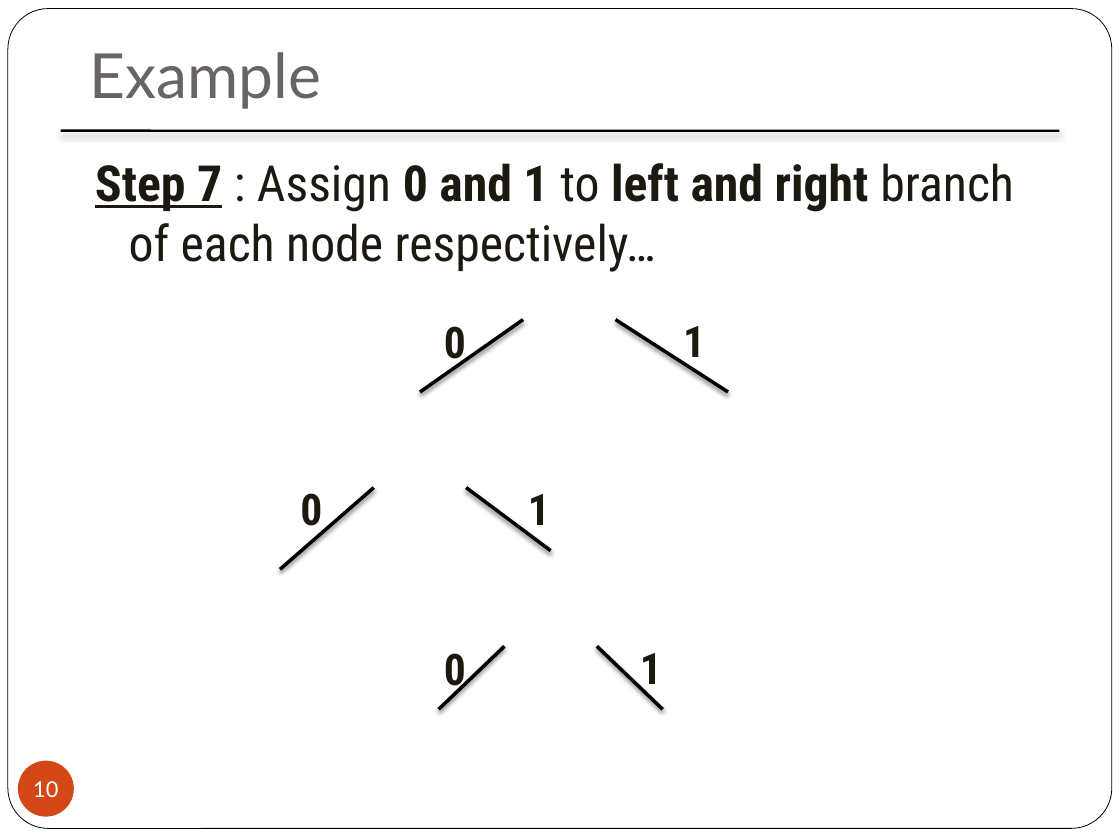
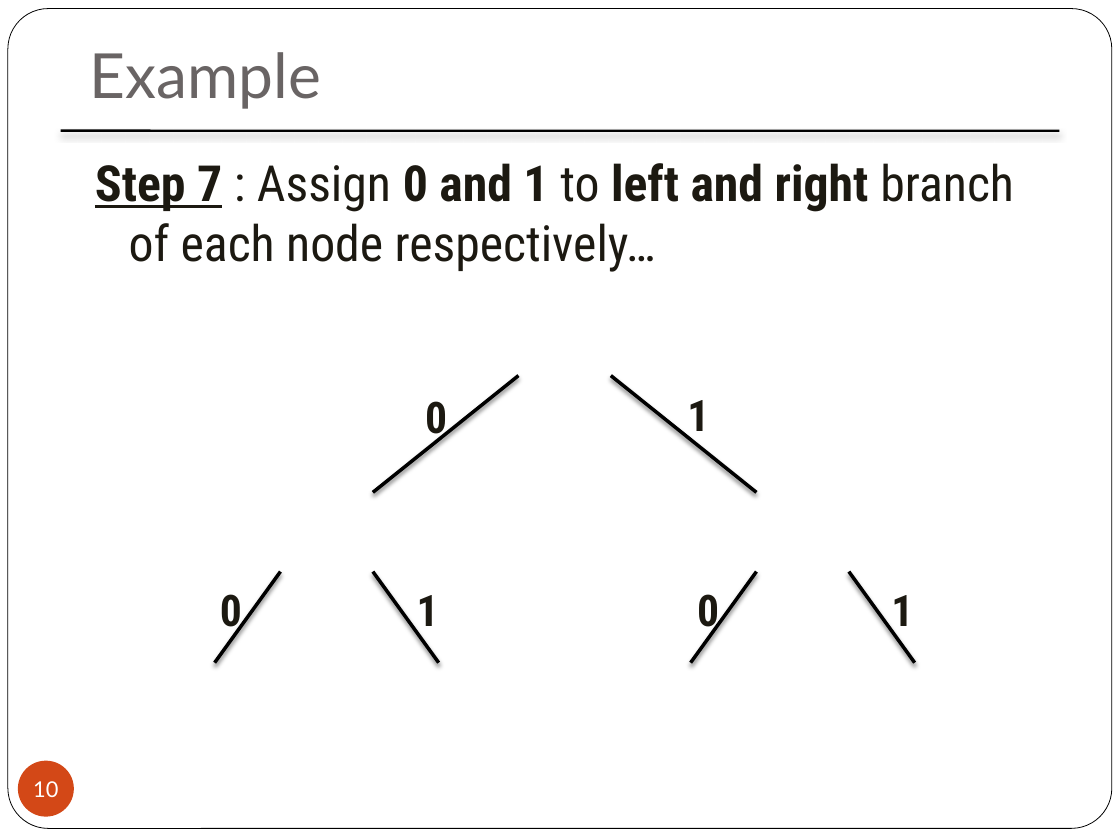
Before and after one commit to MaulikPatel295/MaulikPatel295, a slide deck: slide 10 of ALA/2161603_150124116006.pptx. Drawn at 1120x840 pixels with LibreOffice and Linux fonts; fonts in the diff are those of the drawing; background and template pictures are left out. Boxes give left, top, right and bottom in pixels: in the first picture for what was removed or moved away, otherwise in the second. Text is boxed around its words. In the diff, an @@ line names an element or a change of style, - is before the commit and + after.

```diff
--- a/ALA/2161603_150124116006.pptx
+++ b/ALA/2161603_150124116006.pptx
@@ line moved from (523, 319) - (420, 392) to (519, 375) - (373, 493) @@
@@ text "0": place and size @@
-text "0" at [444, 653, 466, 696]
+text "0" at [425, 401, 447, 444]
@@ line moved from (616, 319) - (728, 392) to (610, 375) - (756, 493) @@
@@ text "1": place and size @@
-text "1" at [528, 494, 550, 535]
+text "1" at [687, 400, 709, 442]
@@ line removed from (466, 487) to (551, 551) @@
@@ text "0": place and size @@
-text "0" at [300, 493, 322, 536]
+text "0" at [220, 594, 242, 637]
@@ line moved from (374, 487) - (280, 569) to (280, 571) - (215, 663) @@
@@ line moved from (504, 646) - (439, 709) to (373, 571) - (439, 663) @@
@@ text "1": place and size @@
-text "1" at [683, 326, 705, 368]
+text "1" at [417, 595, 439, 637]
@@ text "0": place and size @@
-text "0" at [444, 326, 466, 369]
+text "0" at [697, 594, 719, 637]
@@ line moved from (597, 646) - (663, 709) to (756, 571) - (691, 663) @@
@@ line added from (849, 571) to (915, 663), #000000 2.25 pt @@
@@ text "1": place and size @@
-text "1" at [640, 653, 662, 695]
+text "1" at [891, 595, 913, 637]
```
Also in this commit, not shown: 5 other slides changed, 1 other file.
